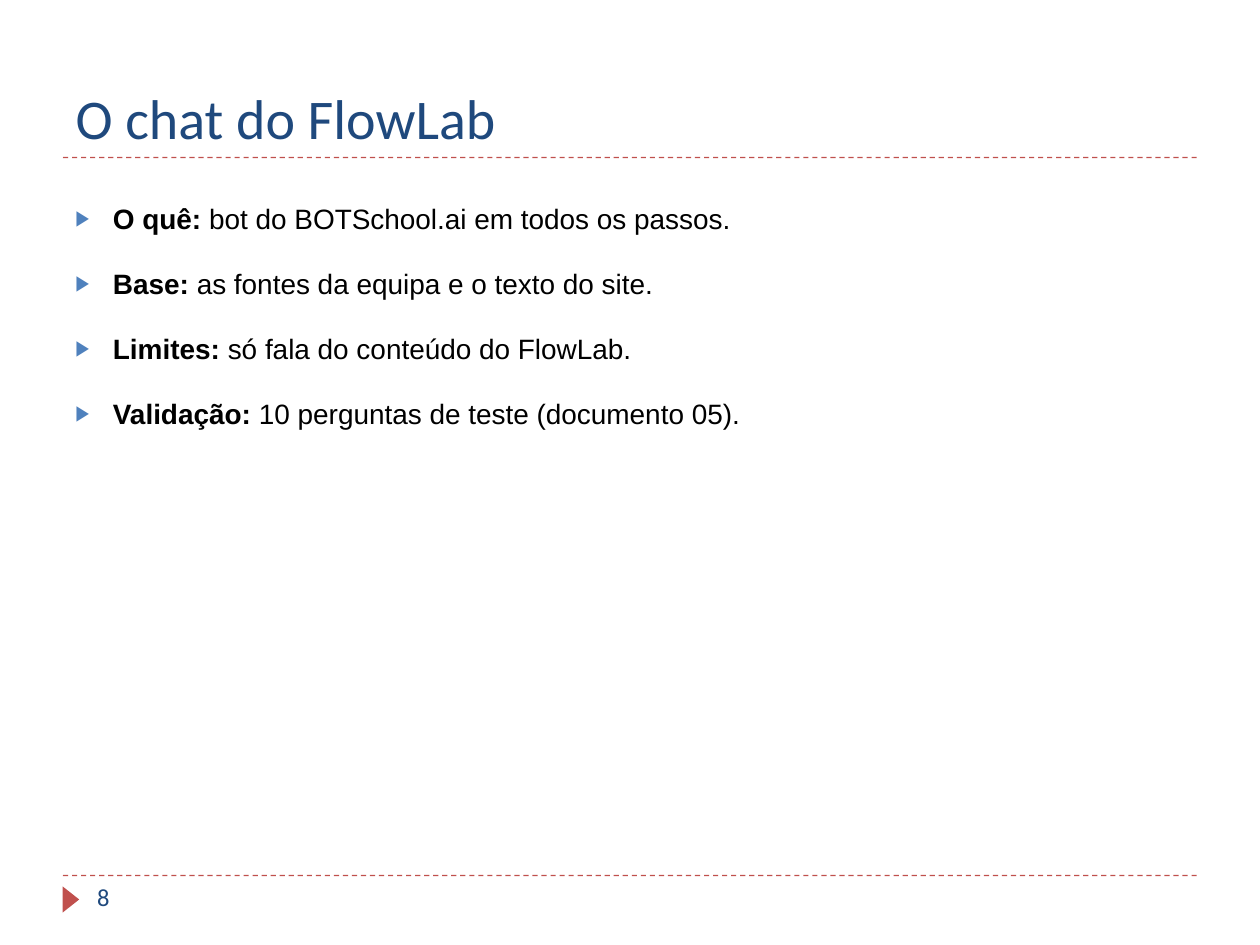
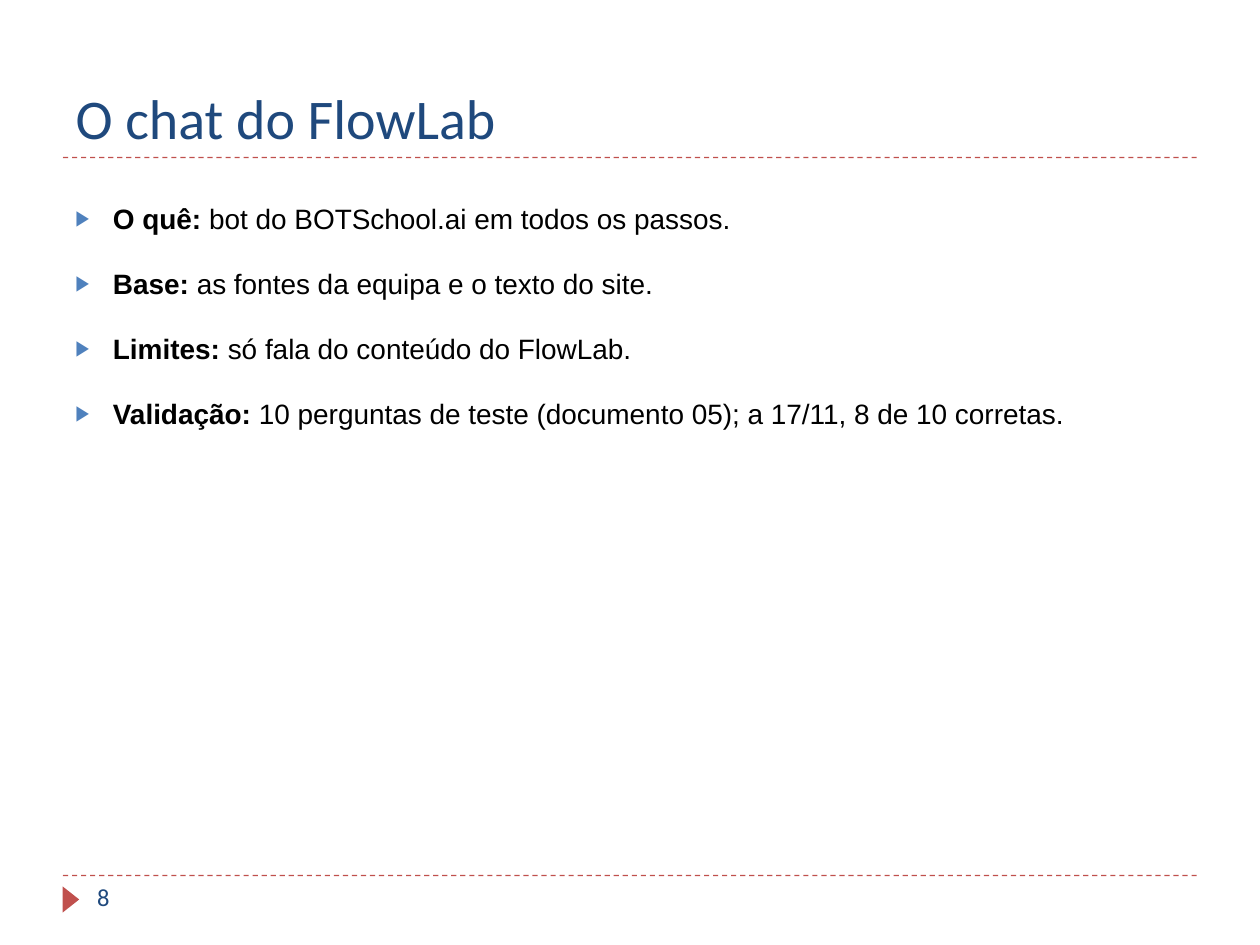
Before and after one commit to TaniaBmGuedes/MDS-TP4, a slide deck: slide 8 of entrega/07_Apresentacao_Final.pptx. Drawn at 1260x945 pixels with LibreOffice and Linux fonts; fonts in the diff are those of the drawing; background and template pictures are left out. Boxes give left, top, right and bottom in pixels: in the first picture for what was removed or moved away, otherwise in the second. Text is boxed around its words. In the diff, an @@ line names an element or a change of style, - is before the commit and + after.

Commit message:
Entrega: teste do chatbot, atas e retrospetiva do Sprint 2 e uso de IA
- Teste do chatbot no deploy preview 45 (17/11): 8 de 10 corretas
- Atas: presentes, dailies online do Sprint 2 e review/retrospetiva de 17/11
- Relatório: Sprint 2 fechado, comparação final, retrospetiva, capturas do Yan e pedidos do Ricardo e do Tiago
- Apresentação: resultado do teste no slide do chat; PDF regenerado
- Link do site atualizado para o deploy preview 45

```diff
--- a/entrega/07_Apresentacao_Final.pptx
+++ b/entrega/07_Apresentacao_Final.pptx
@@ text at bbox=[113, 403, 1064, 429]: text changed @@
-▶ Validação: 10 perguntas de teste (documento 05).
+▶ Validação: 10 perguntas de teste (documento 05); a 17/11, 8 de 10 corretas.
```
Also in this commit, not shown: 8 other files.
